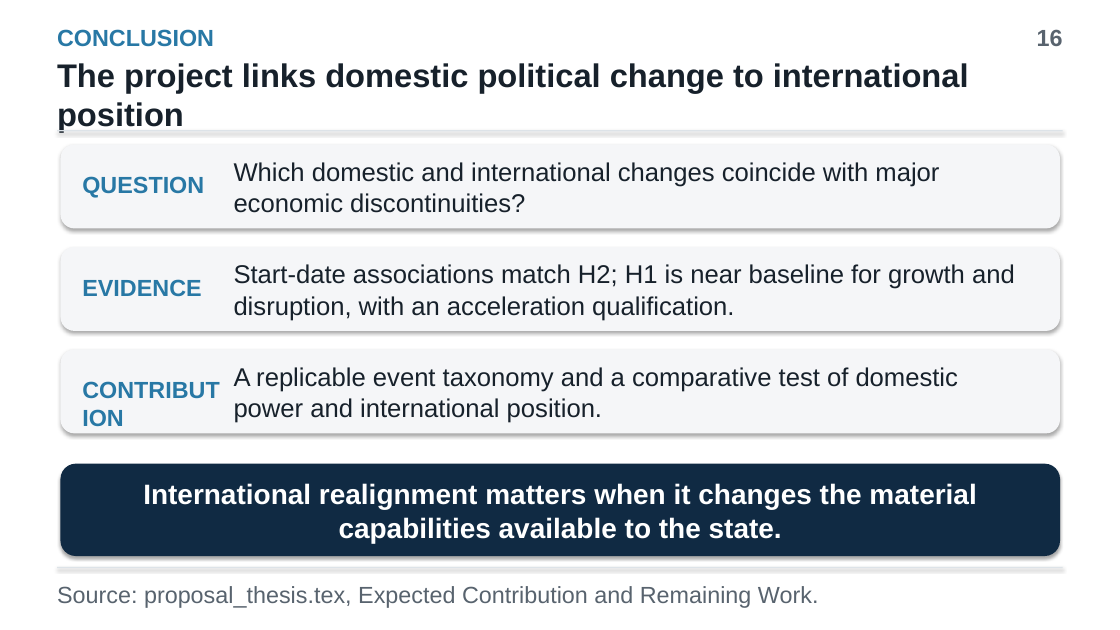
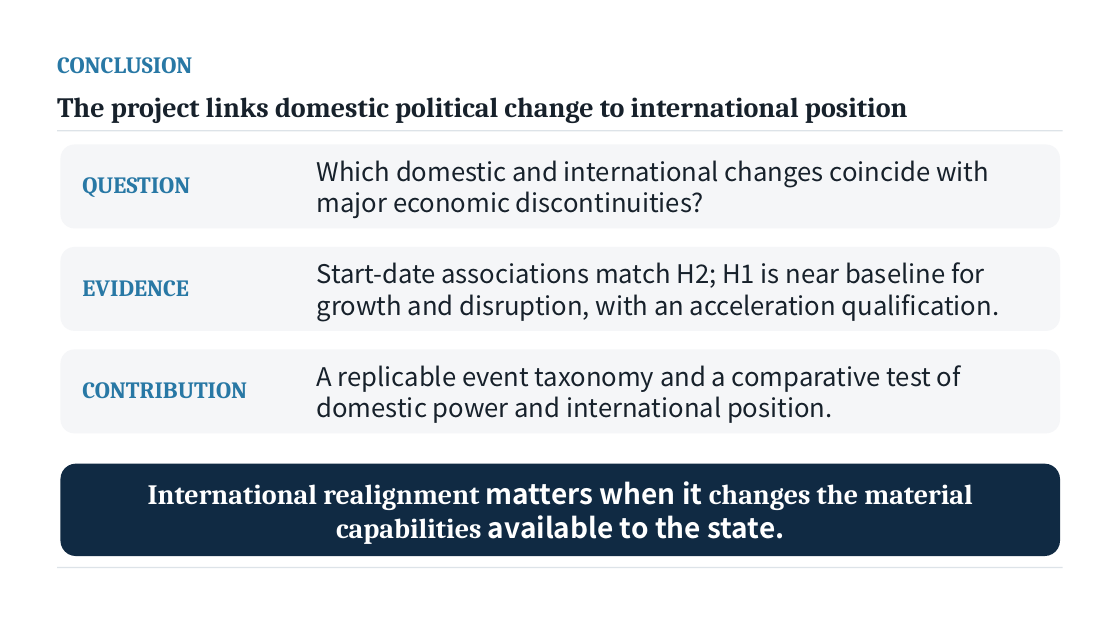
Before and after one commit to yuseicarlos2560/Economic-Development-through-Political-Materialism, a slide deck: slide 19 of presentations/thesis_introduction.pptx (slide 17 before the commit). Drawn at 1120x630 pixels with LibreOffice and Linux fonts; fonts in the diff are those of the drawing. Boxes give left, top, right and bottom in pixels: in the first picture for what was removed or moved away, otherwise in the second. Text is boxed around its words. In the diff, an @@ line names an element or a change of style, - is before the commit and + after.

```diff
--- a/presentations/thesis_introduction.pptx
+++ b/presentations/thesis_introduction.pptx
@@ text removed at [1037,29,1063,46] @@
-16
@@ text "CONCLUSION": place and size @@
-text "CONCLUSION" at [57,29,214,47]
+text "CONCLUSION" at [57,57,192,74]
@@ text "The project links domestic political ...": place and size @@
-text "The project links domestic political ..." at [57,63,969,132]
+text "The project links domestic political ..." at [57,97,908,123]
@@ text "The project links domestic political ..." at [57,97,908,123]: size 28 to 24 pt, font Arial to Cambria @@
@@ text "Which domestic and international changes ...": place and size @@
-text "Which domestic and international changes ..." at [234,162,939,213]
+text "Which domestic and international changes ..." at [317,160,989,219]
@@ font Arial to Noto Sans CJK SC in 3 elements at [317,160,989,219], [317,365,961,423], [317,262,999,321] @@
@@ text "Start-date associations match H2; H1 ...": place and size @@
-text "Start-date associations match H2; H1 ..." at [234,264,1015,321]
+text "Start-date associations match H2; H1 ..." at [317,262,999,321]
@@ font Arial to Cambria in 4 elements at [82,177,190,197], [82,280,189,297], [57,57,192,74], [82,382,247,399] @@
@@ text "A replicable event taxonomy and ...": place and size @@
-text "A replicable event taxonomy and ..." at [234,367,958,423]
+text "A replicable event taxonomy and ..." at [317,365,961,423]
@@ text "International realignment matters when it ..." at [148,481,973,544]: font Arial to Cambria in "International realignment changes the material capabilities"; font Arial to Noto Sans CJK SC in "matters when it available to the state." @@
@@ shadow off in 6 elements at [57,130,1063,131], [60,145,1060,229], [60,247,1060,331], [60,350,1060,434], [60,464,1060,556], [57,567,1063,568] @@
@@ text removed at [57,586,819,608] @@
-Source: proposal_thesis.tex, Expected Contribution and Remaining Work.
```
Also in this commit, not shown: 16 other slides changed, 2 slides added, 1 other file.
